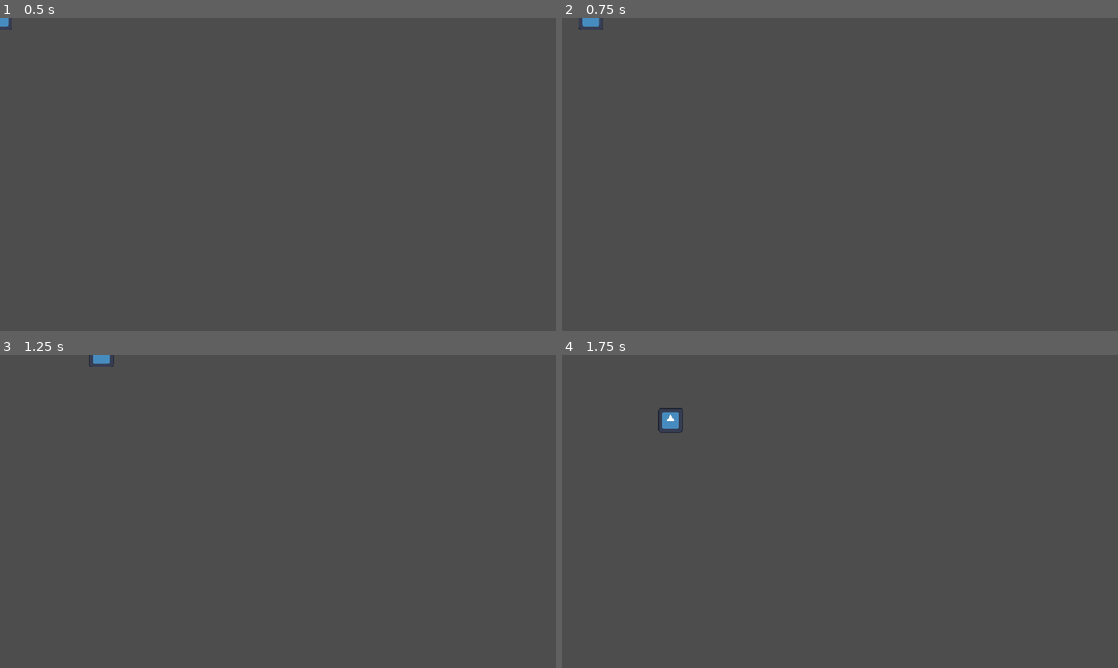
Above: before the commit, frames 1-4 (two rows, left to right).
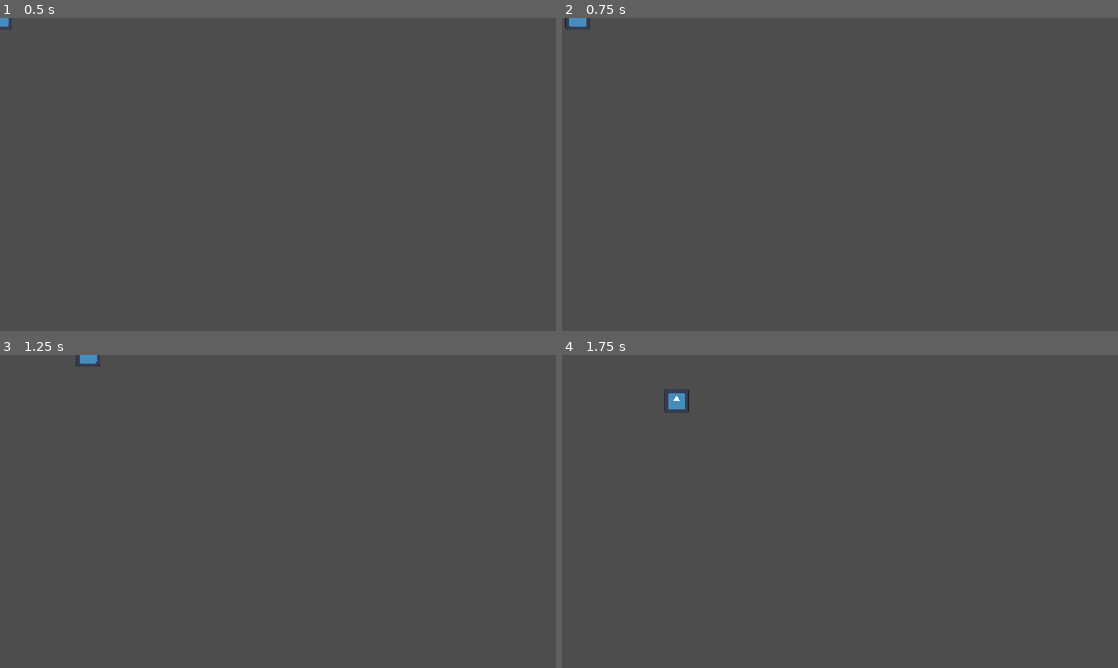
Above: after the commit, the same moments.

Repository: sinkinlimpson/IS-Project_Game-Development
Game: Godot game, scene res://node_2d.tscn
Same seed, same stepped clock (60 frames per second), same inputs: the game is played once before the commit and once after it. The engine's default icon, where the game draws it, is replaced by a stand-in: a white triangle on a blue panel in a dark square.
Inputs:
- Up to frame 1 (0.5 s): no input
- Up to frame 2 (0.75 s): tap Enter at 0.5 s; hold Right (ui_right) from 0.53 s (still down)
- Up to frame 3 (1.25 s): keep holding Right (ui_right)
- Up to frame 4 (1.75 s): release Right (ui_right) at 1.28 s; hold Down (ui_down) from 1.28 s (still down)

Frame 1 is identical in both runs. In frame 2, 0.2% of the frame differs, in the area x 0-8%, y 0-4%; in frame 3, 0.2%; in frame 4, 0.4%, in the area x 17-23%, y 10-25%.

Commit message:
Add movement acceleration

Diff:
--- a/player.gd
+++ b/player.gd
@@ -1,7 +1,9 @@
 extends CharacterBody2D
 
 
-const SPEED = 300.0
+const MAX_SPEED = 300.0
+const ACCELERATION = 1500.0
+const FRICTION = 1000.0
 
 func _physics_process(delta):
 
@@ -12,11 +14,8 @@
 	# handle movement
 
 	if direction != Vector2.ZERO:
-		direction = direction.normalized()
-		velocity = direction * SPEED
+		velocity = velocity.move_toward(direction * MAX_SPEED, ACCELERATION * delta)
 	else:
-		velocity = Vector2.ZERO
-
-	print(velocity)
+		velocity = velocity.move_toward(Vector2.ZERO, FRICTION * delta)
 
 	move_and_slide()
